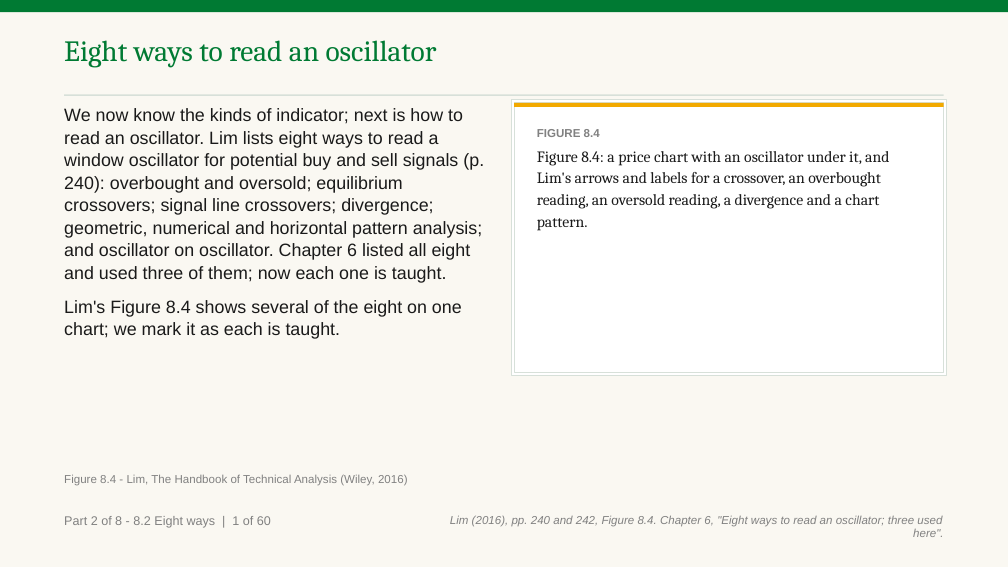
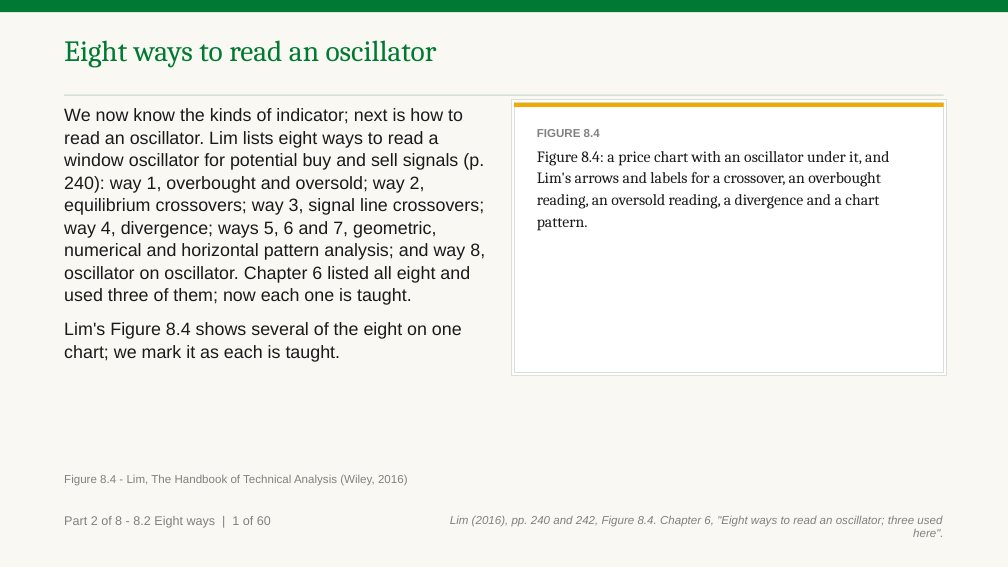
Before and after one commit to benjiesotelo-sudo/Telos_FIN1209, a slide deck: slide 66 of chapter-08/FIN1209-Chapter-08.pptx (slide 67 before the commit). Drawn at 1008x567 pixels with LibreOffice and Linux fonts; fonts in the diff are those of the drawing. Boxes give left, top, right and bottom in pixels: in the first picture for what was removed or moved away, otherwise in the second. Text is boxed around its words. In the diff, an @@ line names an element or a change of style, - is before the commit and + after.

```diff
--- a/chapter-08/FIN1209-Chapter-08.pptx
+++ b/chapter-08/FIN1209-Chapter-08.pptx
@@ text at <box>64,108,485,305</box>: text changed @@
-We now know the kinds of indicator; next is how to read an oscillator. Lim lists eight ways to read a window oscillator for potential buy and sell signals (p. 240): overbought and oversold; equilibrium crossovers; signal line crossovers; divergence; geometric, numerical and horizontal pattern analysis; and oscillator on oscillator. Chapter 6 listed all eight and used three of them; now each one is taught.
+We now know the kinds of indicator; next is how to read an oscillator. Lim lists eight ways to read a window oscillator for potential buy and sell signals (p. 240): way 1, overbought and oversold; way 2, equilibrium crossovers; way 3, signal line crossovers; way 4, divergence; ways 5, 6 and 7, geometric, numerical and horizontal pattern analysis; and way 8, oscillator on oscillator. Chapter 6 listed all eight and used three of them; now each one is taught.
```
Also in this commit, not shown: 59 other slides changed, 1 slide removed, 5 other files.
